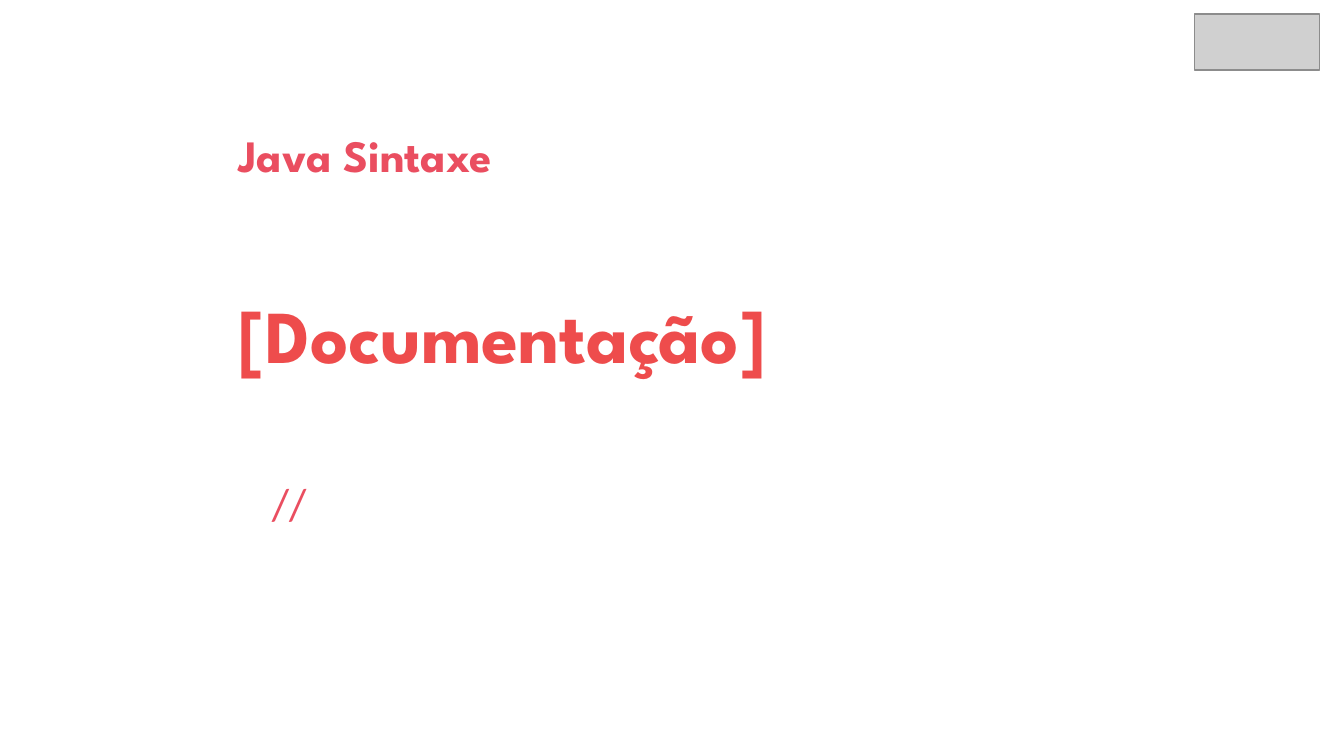
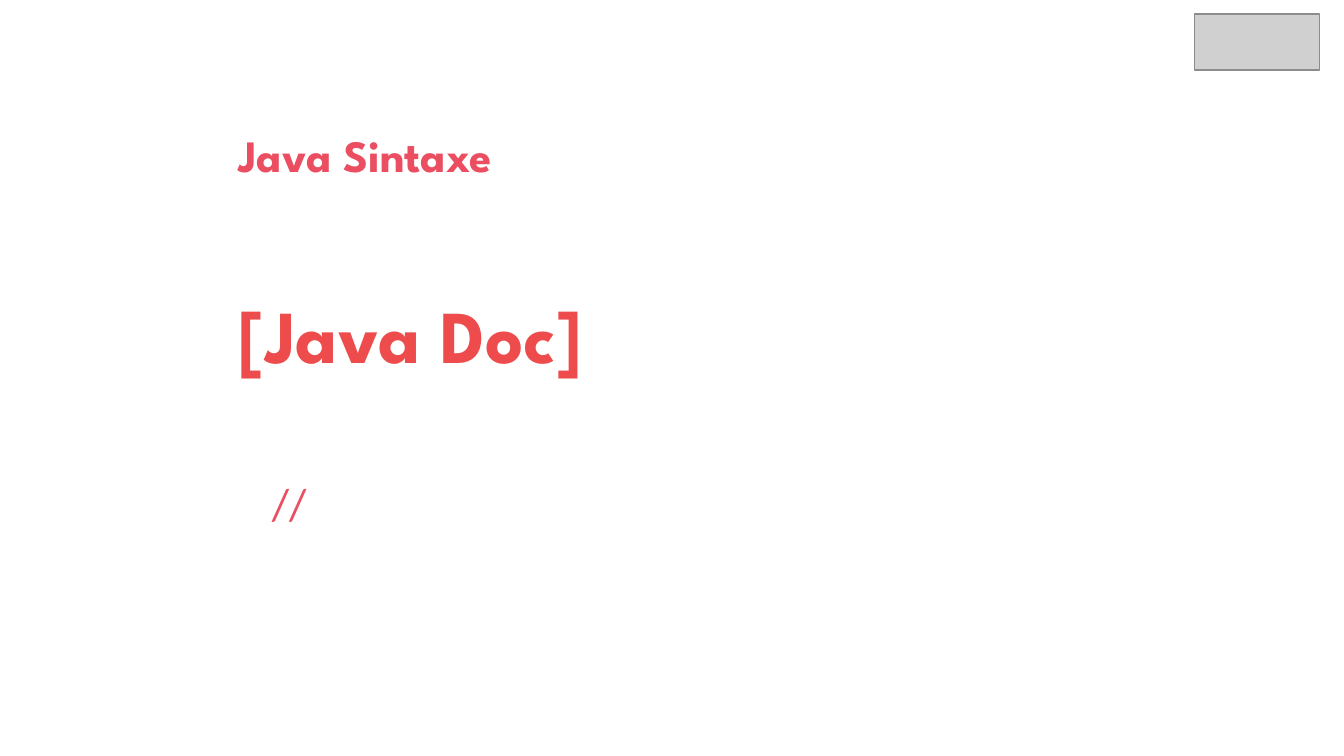
Before and after one commit to digitalinnovationone/trilha-java-basico, a slide deck: slide 2 of apresentacoes/03.08 - DIO - Trilha - Java Sintaxe - Documentação.pptx. Drawn at 1344x756 pixels with LibreOffice and Linux fonts; fonts in the diff are those of the drawing; grey boxes stand for pictures; background and template pictures are left out. Boxes give left, top, right and bottom in pixels: in the first picture for what was removed or moved away, otherwise in the second. Text is boxed around its words. In the diff, an @@ line names an element or a change of style, - is before the commit and + after.

```diff
--- a/apresentacoes/03.08 - DIO - Trilha - Java Sintaxe - Documentação.pptx
+++ b/apresentacoes/03.08 - DIO - Trilha - Java Sintaxe - Documentação.pptx
@@ text at (239, 311, 582, 379): text changed @@
-[Documentação]
+[Java Doc]
```
Also in this commit, not shown: 2 other files.
